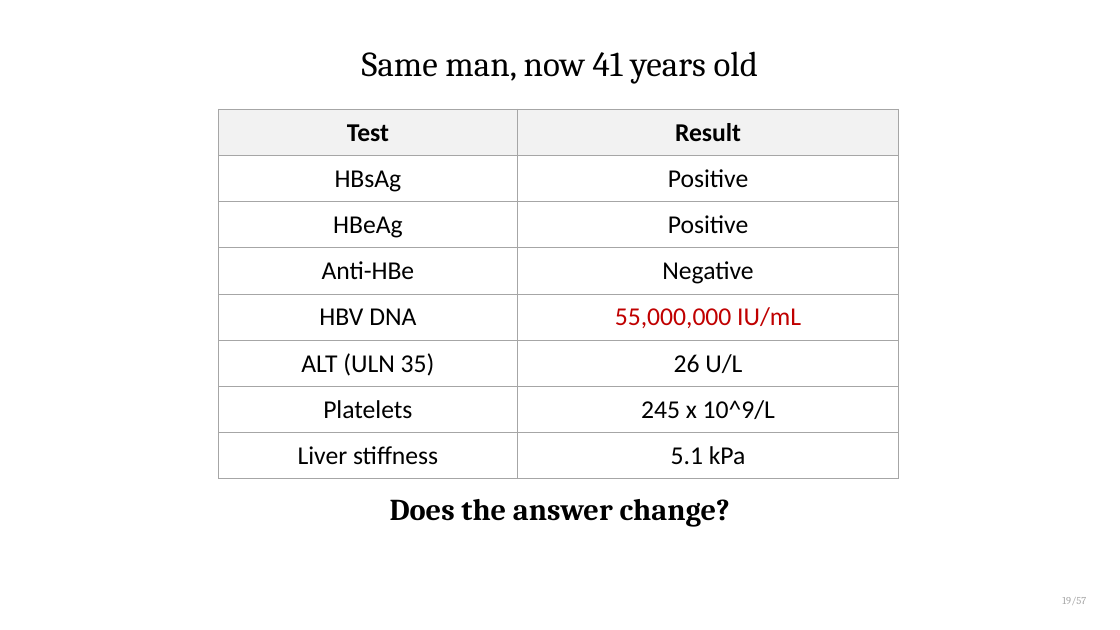
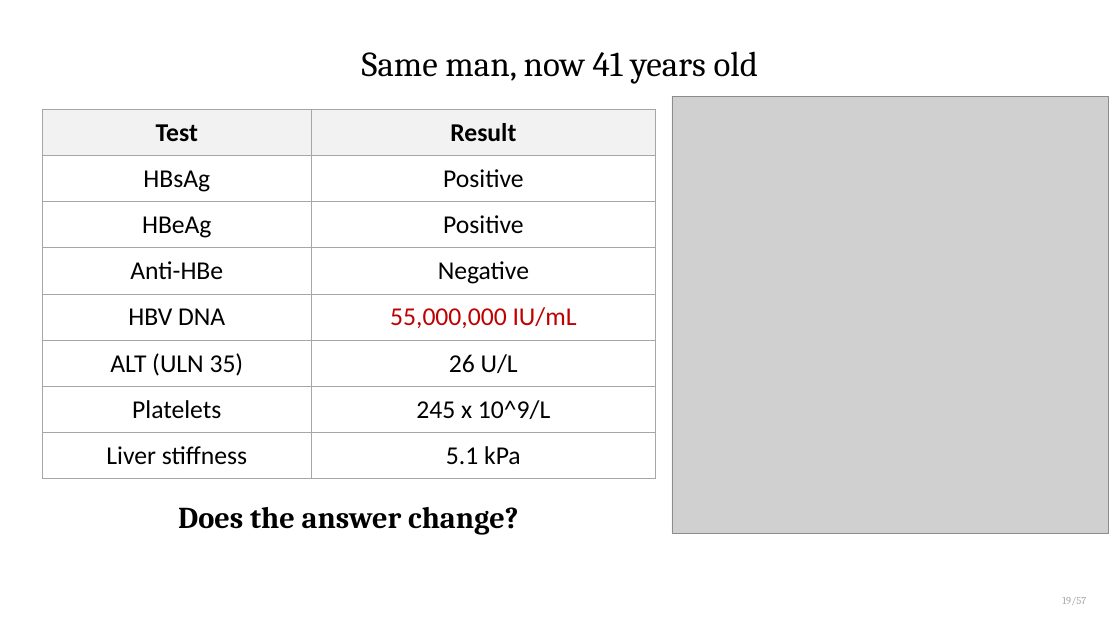
Before and after one commit to qaddodi/mohammad-almeqdadi-lectures, a slide deck: slide 30 of lectures/chronic-hepatitis-b/Chronic Hepatitis B.pptx. Drawn at 1120x630 pixels with LibreOffice and Linux fonts; fonts in the diff are those of the drawing; grey boxes stand for pictures. Boxes give left, top, right and bottom in pixels: in the first picture for what was removed or moved away, otherwise in the second. Text is boxed around its words. In the diff, an @@ line names an element or a change of style, - is before the commit and + after.

```diff
--- a/lectures/chronic-hepatitis-b/Chronic Hepatitis B.pptx
+++ b/lectures/chronic-hepatitis-b/Chronic Hepatitis B.pptx
@@ table resized from (x1=218, y1=109, x2=899, y2=469) to (x1=42, y1=109, x2=655, y2=469) @@
@@ picture added at (x1=672, y1=97, x2=1109, y2=534) @@
@@ text "Does the answer change?" moved from (x1=390, y1=499, x2=730, y2=526) to (x1=178, y1=507, x2=518, y2=535) @@
```
Also in this commit, not shown: 12 other slides changed, 12 other files.
